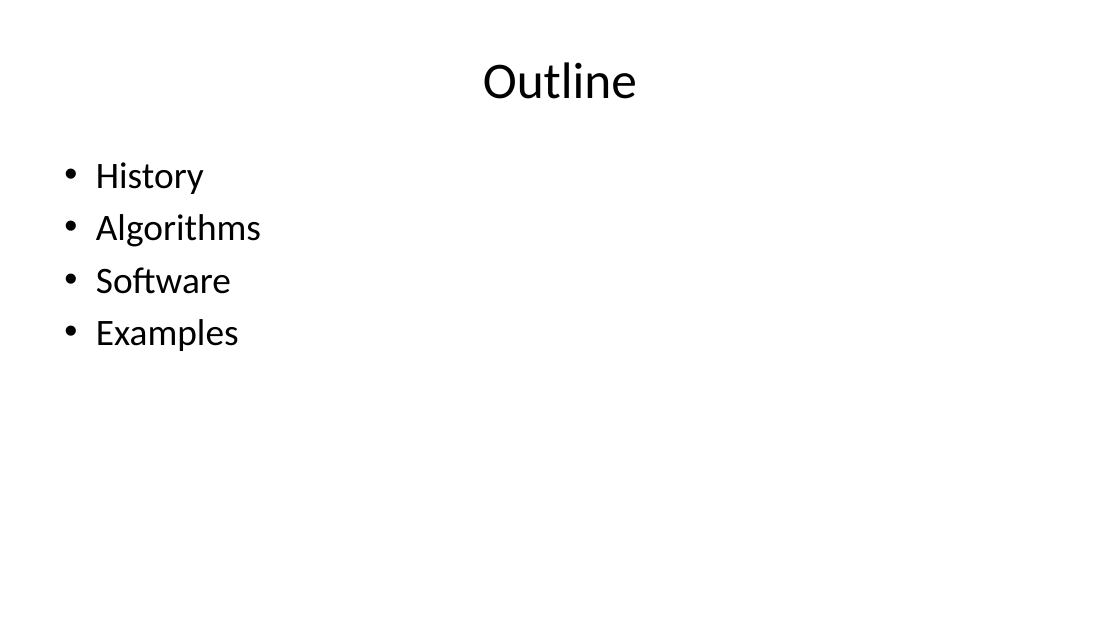
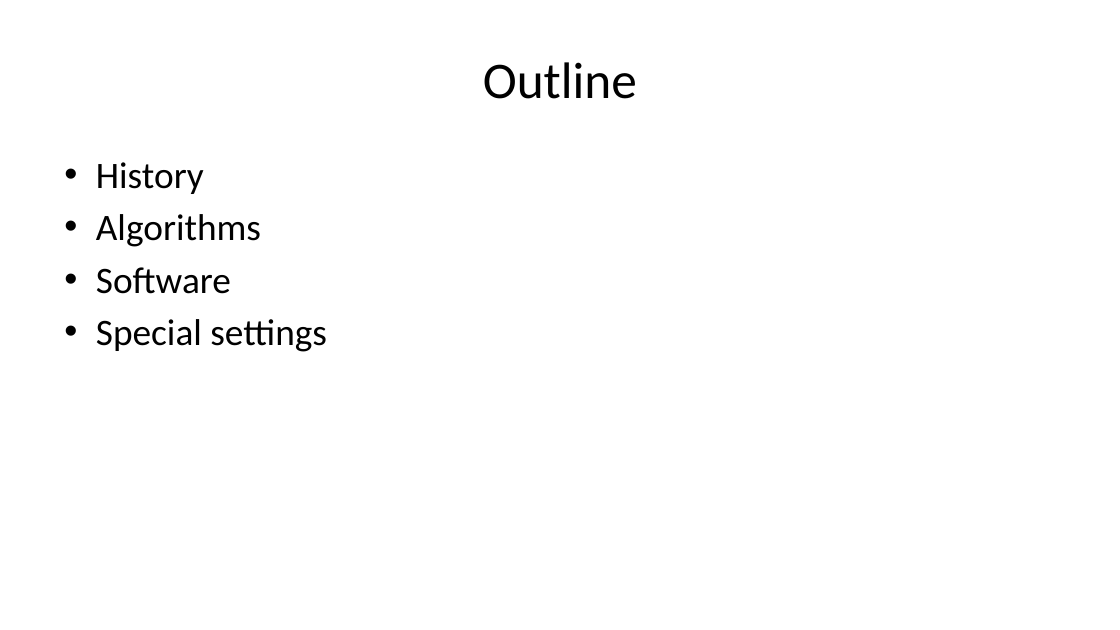
Before and after one commit to pmean/papers-and-presentations, a slide deck: slide 2 of bootstrap/src/bootstrap-slides.pptx. Drawn at 1120x630 pixels with LibreOffice and Linux fonts; fonts in the diff are those of the drawing. Boxes give left, top, right and bottom in pixels: in the first picture for what was removed or moved away, otherwise in the second. Text is boxed around its words. In the diff, an @@ line names an element or a change of style, - is before the commit and + after.

```diff
--- a/bootstrap/src/bootstrap-slides.pptx
+++ b/bootstrap/src/bootstrap-slides.pptx
@@ text at (x1=96, y1=319, x2=327, y2=352): text changed @@
-• Examples
+• Special settings
```
Also in this commit, not shown: 27 other slides changed, 2 slides added, 1 other file.
